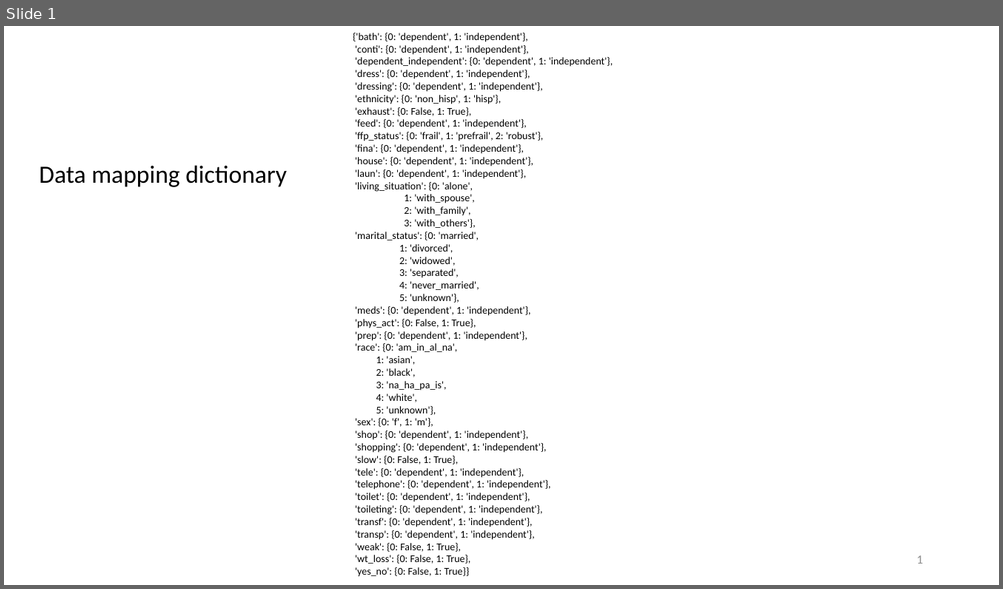
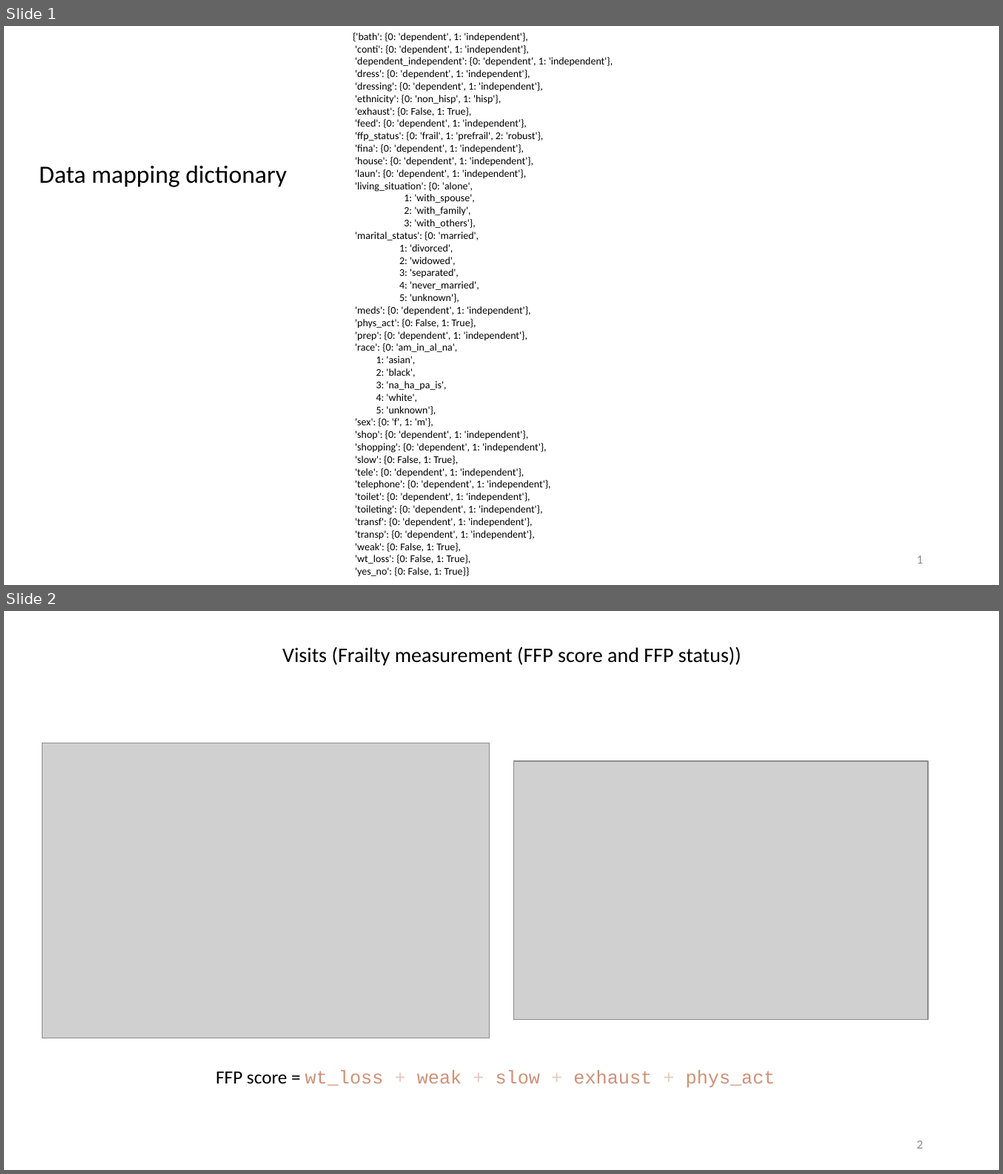
Before and after one commit to OHNLP/activity_tracker, a slide deck: reports/activity_tracker.pptx. Shown one above the other, each under a label of ours: slide 1 before the commit, slides 1 and 2 after it. The pictures are 1003x589 and 1003x1174 pixels, drawn with LibreOffice and Linux fonts; fonts in the diff are those of the drawing; grey boxes stand for pictures. Boxes give left, top, right and bottom in pixels: in the first picture for what was removed or moved away, otherwise in the second. Text is boxed around its words. In the diff, an @@ line names an element or a change of style, - is before the commit and + after.

```diff
--- a/reports/activity_tracker.pptx
+++ b/reports/activity_tracker.pptx
@@ slide 2 added at (4, 611, 999, 1170), background #FFFFFF @@
@@ text added at (282, 647, 741, 666), 20 pt, text #000000 @@
+Visits (Frailty measurement (FFP score and FFP status))
@@ picture added at (42, 743, 489, 1039) @@
@@ picture added at (514, 761, 928, 1020) @@
@@ text added at (216, 1071, 775, 1088), 18 pt, text #CE9178 @@
+FFP score = wt_loss + weak + slow + exhaust + phys_act
@@ page number added at (916, 1141, 922, 1149), 12 pt, text #8C8C8C @@
+2
```
Also in this commit, not shown: 3 slides changed, 13 other slides added, 1 slide removed.
